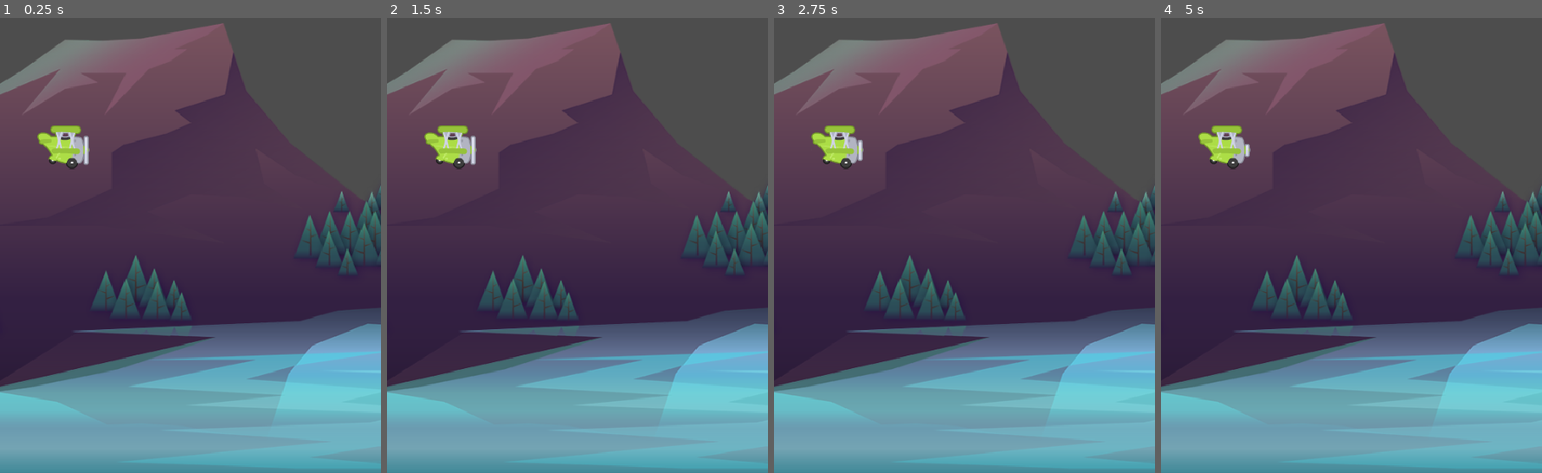
Above: before the commit, frames 1-4 (left to right).
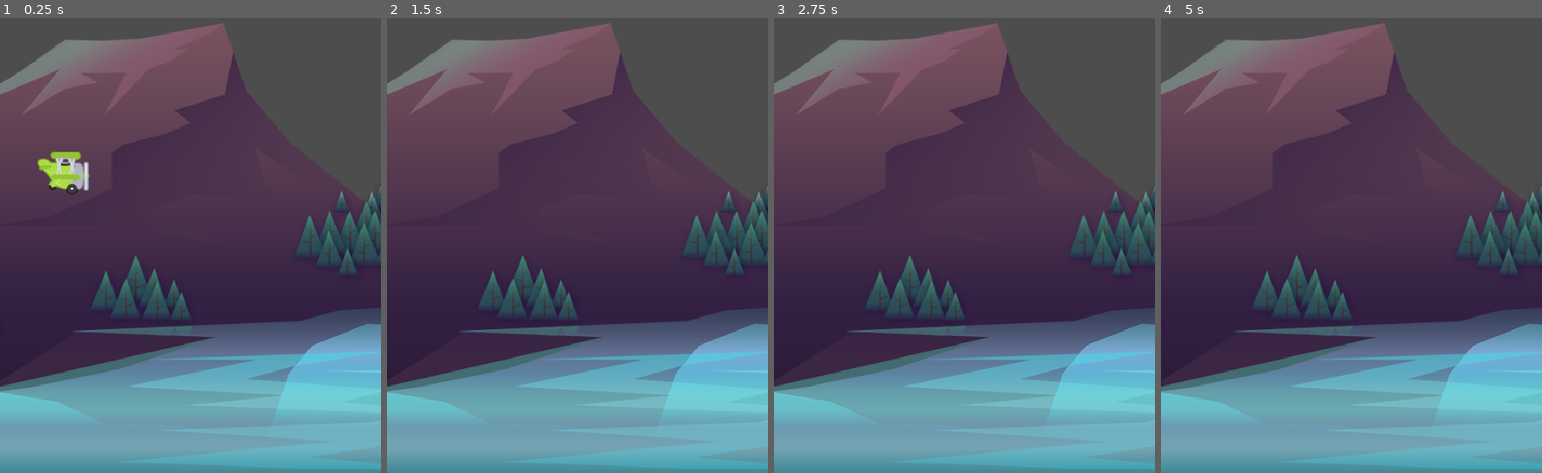
Above: after the commit, the same moments.

Repository: ShayLuan/GameDevTest
Game: Godot game, scene res://Scenes/Game/game.tscn
Same seed, same stepped clock (60 frames per second), same inputs: the game is played once before the commit and once after it.
Inputs:
- Up to frame 1 (0.25 s): no input
- Up to frame 2 (1.5 s): tap Enter at 1.25 s
- Up to frame 3 (2.75 s): no input
- Up to frame 4 (5 s): tap Space at 2.75 s; tap Enter at 4.25 s

The runs differ from the first frame. In frame 1, 1.5% of the frame differs, in the area x 9-24%, y 23-39%; in frame 2, 0.9%; in frame 3, 0.9%; in frame 4, 0.9%.

Commit message:
plane move with gravity

Diff:
--- a/TappyPlane/tappy-plane/Scenes/Tappy/Tappy.tscn
+++ b/TappyPlane/tappy-plane/Scenes/Tappy/Tappy.tscn
@@ -1,5 +1,6 @@
 [gd_scene format=3 uid="uid://b22egwmkn731q"]
 
+[ext_resource type="Script" uid="uid://b8lywdoo2fm20" path="res://Scenes/Tappy/tappy.gd" id="1_46n2r"]
 [ext_resource type="Texture2D" uid="uid://botbxqaehsg8l" path="res://Assets/plane/planes_sheet.png" id="1_e2xxp"]
 
 [sub_resource type="AtlasTexture" id="AtlasTexture_46n2r"]
@@ -36,6 +37,7 @@
 height = 58.0
 
 [node name="Tappy" type="CharacterBody2D" unique_id=1317917152]
+script = ExtResource("1_46n2r")
 
 [node name="AnimatedSprite2D" type="AnimatedSprite2D" parent="." unique_id=1381942835]
 scale = Vector2(0.75, 0.75)
--- /dev/null
+++ b/TappyPlane/tappy-plane/Scenes/Tappy/tappy.gd
@@ -0,0 +1,13 @@
+extends CharacterBody2D
+
+var _gravity: float = ProjectSettings.get("physics/2d/default_gravity")
+
+# Called when the node enters the scene tree for the first time.
+func _ready() -> void:
+	pass # Replace with function body.
+
+
+# Called every frame. 'delta' is the elapsed time since the previous frame.
+func _physics_process(delta: float) -> void:
+	velocity.y += _gravity * delta
+	move_and_slide()
Not shown, added: TappyPlane/tappy-plane/Scenes/Tappy/tappy.gd.uid
Not shown, added: 2-MINIGAME-TAPPY_PLANE/Link.txt
